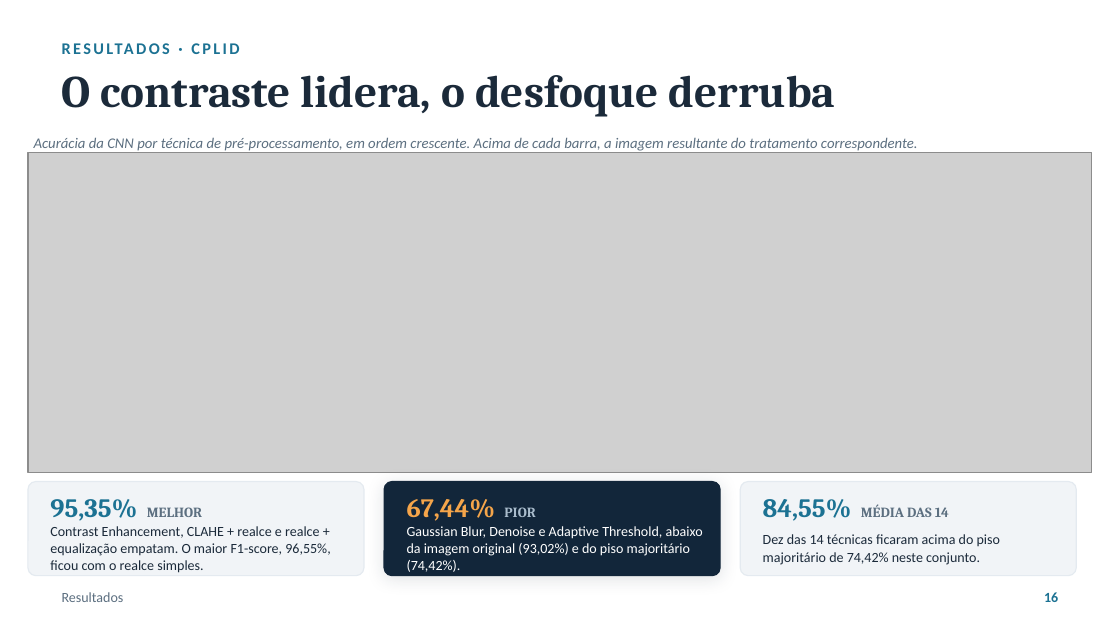
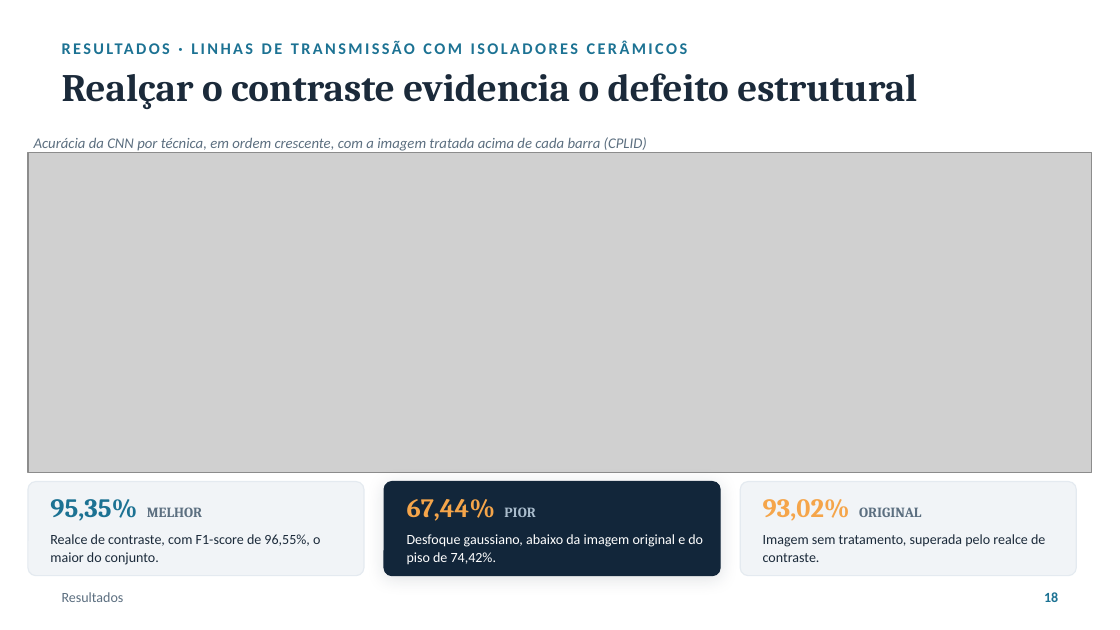
Before and after one commit to luanws/masters-thesis, a slide deck: slide 18 of presentation/defesa.pptx (slide 16 before the commit). Drawn at 1120x630 pixels with LibreOffice and Linux fonts; fonts in the diff are those of the drawing; grey boxes stand for pictures. Boxes give left, top, right and bottom in pixels: in the first picture for what was removed or moved away, otherwise in the second. Text is boxed around its words. In the diff, an @@ line names an element or a change of style, - is before the commit and + after.

```diff
--- a/presentation/defesa.pptx
+++ b/presentation/defesa.pptx
@@ text at <box>62,34,1058,62</box>: text changed @@
-RESULTADOS · CPLID
+RESULTADOS · LINHAS DE TRANSMISSÃO COM ISOLADORES CERÂMICOS
@@ text at <box>62,73,917,109</box>: text changed; size 29 to 25 pt @@
-O contraste lidera, o desfoque derruba
+Realçar o contraste evidencia o defeito estrutural
@@ text at <box>34,137,647,151</box>: text changed @@
-Acurácia da CNN por técnica de pré-processamento, em ordem crescente. Acima de cada barra, a imagem resultante do tratamento correspondente.
+Acurácia da CNN por técnica, em ordem crescente, com a imagem tratada acima de cada barra (CPLID)
@@ text at <box>763,499,921,521</box>: text changed @@
-84,55% MÉDIA DAS 14
+93,02% ORIGINAL
@@ text at <box>50,534,320,565</box>: text changed @@
-Contrast Enhancement, CLAHE + realce e realce + equalização empatam. O maior F1-score, 96,55%, ficou com o realce simples.
+Realce de contraste, com F1-score de 96,55%, o maior do conjunto.
@@ text at <box>407,534,703,564</box>: text changed @@
-Gaussian Blur, Denoise e Adaptive Threshold, abaixo da imagem original (93,02%) e do piso majoritário (74,42%).
+Desfoque gaussiano, abaixo da imagem original e do piso de 74,42%.
@@ text at <box>763,534,1045,562</box>: text changed @@
-Dez das 14 técnicas ficaram acima do piso majoritário de 74,42% neste conjunto.
+Imagem sem tratamento, superada pelo realce de contraste.
```
Also in this commit, not shown: 9 other slides changed, 18 slides added, 20 slides removed, 26 other files.
